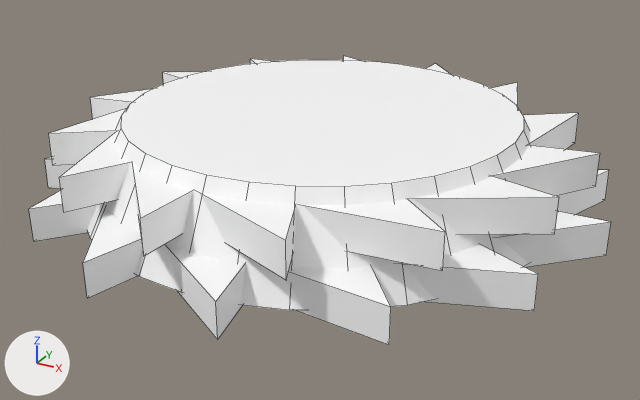
Before and after pictures for a commit that changed the OBJ model src/main/resources/assets/terra_diver/models/block/drill/drill_11x11.obj.
The view is the same before and after, from a 50 mm lens placed at (9.76, -17.45, 8.3), pointed at (0.66, -0.91, 0.03). The axes (+X, +Y, +Z) are drawn at lower left. The lights are the same throughout. The older version comes first. Mesh edges are drawn as thin lines. Where no turn or scale is listed for an object, it has been applied to the vertices.

The first picture shows 'drill_11x11'.
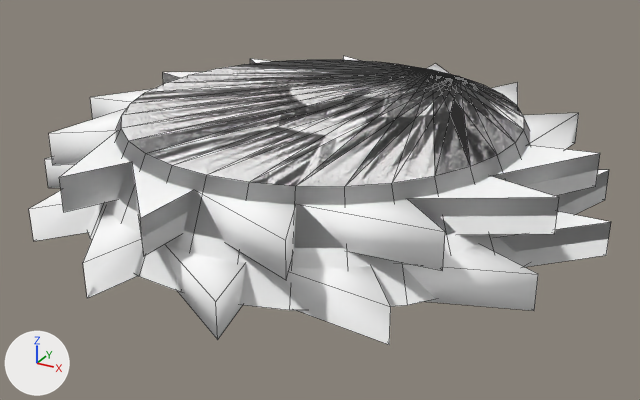
The newer file is also turned or shifted as a whole; pictures and numbers use the older file's frame.

Boxes [x1, y1, x2, y2] around the edits, measured in the pictures (640 x 400 px):
part 1 of me_drill_11x11, reshaped
    both: [60, 56, 609, 237]

The change, as a diff of the scene's bpy script:
```diff
--- a/src/main/resources/assets/terra_diver/models/block/drill/drill_11x11.obj.py
+++ b/src/main/resources/assets/terra_diver/models/block/drill/drill_11x11.obj.py
@@ me_drill_11x11 @@
 # used by ob_drill_11x11; location = (0.0, 0.0, 0.0)
-me_drill_11x11.from_pydata(...)  # 288 vertices, 202 faces; spans x -6.09..7.09, y -6.93..5.93, z 0.0..2.07
+me_drill_11x11.from_pydata(...)  # 288 vertices, 320 faces; spans x -6.09..7.09, y -6.93..5.93, z 0.0..2.07
+# me_drill_11x11 part 1
+# 29 faces are deleted
+# 120 new faces join them, mat_body (its picture is missing)
+# 27 new faces join them, mat_cutter (its picture is missing)
 me_drill_11x11.materials.append(mat_cutter)
```
